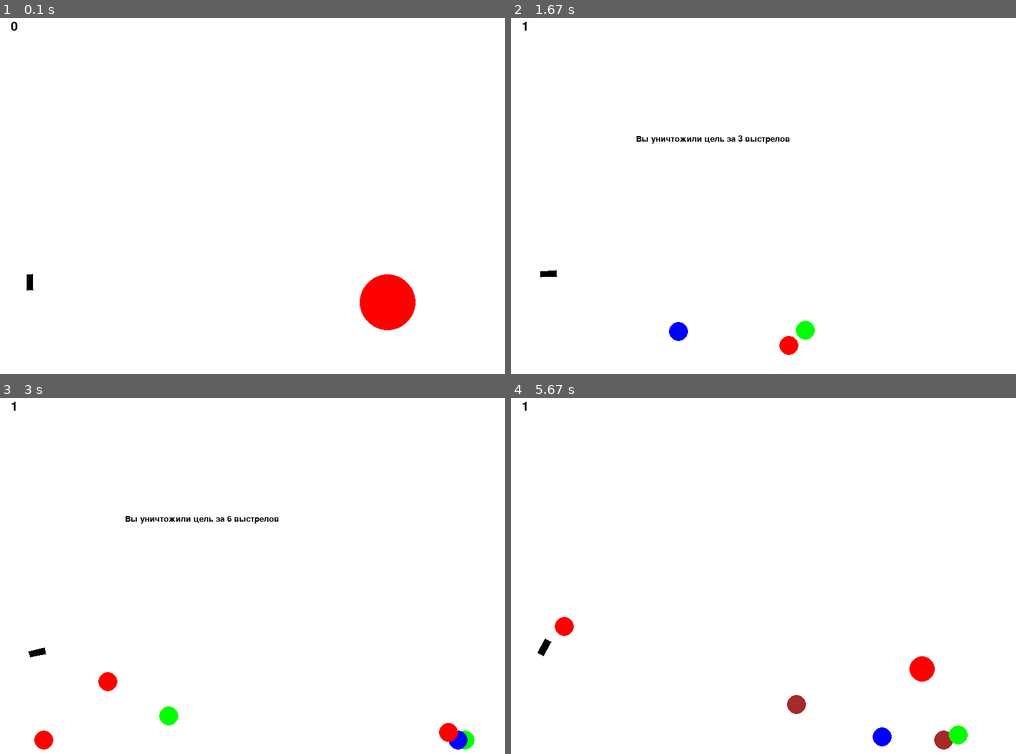
Above: before the commit, frames 1-4 (two rows, left to right).
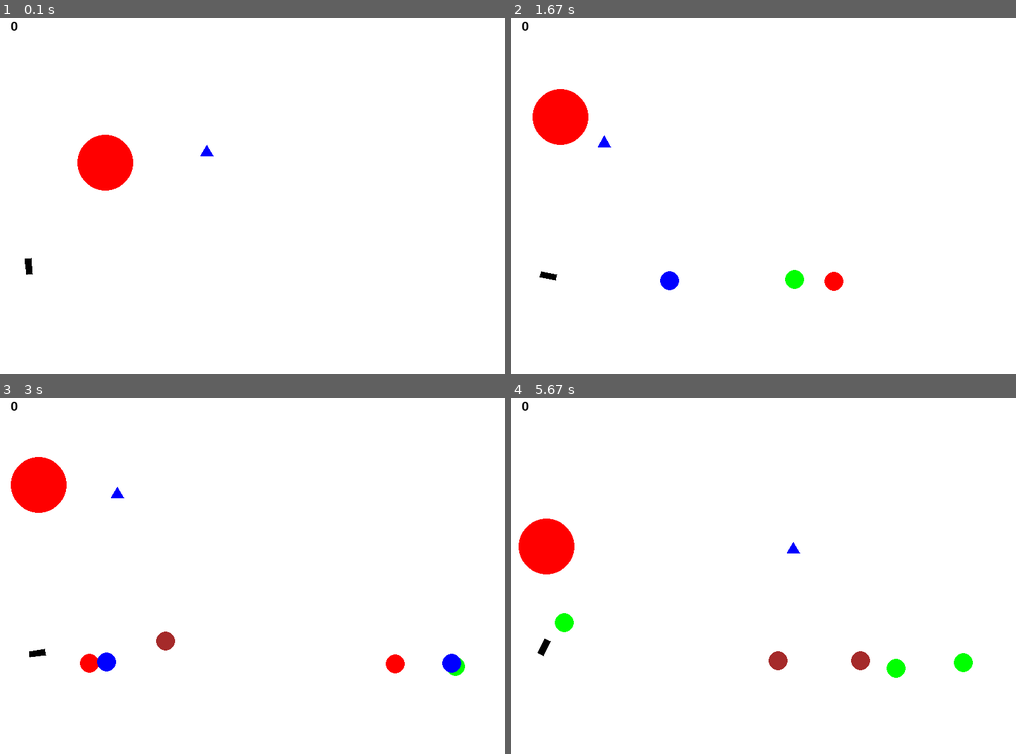
Above: after the commit, the same moments.

Repository: karimvafin/2021_Vafin_infa
Game: pygame game, started from lab5/gun_pygame_part1.py
The game is run twice, just before and just after one commit, with the same random seed, the same clock (stepped at 60 frames per second) and the same inputs.
Inputs (mouse positions are in pixels of both pictures, inside the frame that each line leads up to):
- Up to frame 1 (0.1 s): no input
- Up to frame 2 (1.67 s): press the mouse at (925, 188) at 0.37 s; move the mouse to (844, 206) at 0.47 s; release the mouse at (763, 224) at 0.6 s; hold Right 0.67-1.13 s; click (642, 203) at 0.75 s; hold Right 1.17-1.63 s; click (606, 288) at 1.25 s
- Up to frame 3 (3 s): hold Left 1.67-2.2 s; click (313, 611) at 1.75 s; hold Left 2.23-2.63 s; click (131, 504) at 2.32 s; hold Right from 2.67 s (still down); click (257, 618) at 2.75 s
- Up to frame 4 (5.67 s): release Right at 3.3 s; hold Left 3.33-3.8 s; click (955, 721) at 3.42 s; hold Right 3.83-4.3 s; click (682, 454) at 3.92 s; hold Right 4.33-4.8 s; click (940, 679) at 4.42 s; hold Left 4.83-5.37 s; click (950, 547) at 4.92 s; hold Left from 5.4 s (still down); click (601, 529) at 5.48 s

The runs differ from the first frame. In frame 1, 2.9% of the frame differs, in the area x 4-83%, y 32-88%; in frame 2, 2.6%; in frame 3, 3.3%, in the area x 2-94%, y 1-99%; in frame 4, 3.1%.

Commit message:
modified versions

Diff:
--- a/lab5/classes.py
+++ b/lab5/classes.py
@@ -2,6 +2,7 @@
 from random import randrange as rnd, choice
 import math
 
+# constants
 RED = (255, 0, 0)
 WHITE = (255, 255, 255)
 BLUE = (0, 0, 255)
@@ -10,18 +11,20 @@
 MAGENTA = (255, 0, 255)
 CYAN = (0, 255, 255)
 BLACK = (0, 0, 0)
-COLORS = [RED, BLUE, YELLOW, GREEN, MAGENTA, CYAN]
+BROWN = (158, 116, 39)
+ORANGE = (253, 106, 2)
+COLORS = [RED, BLUE, YELLOW, GREEN, MAGENTA, CYAN, ORANGE, BROWN]
 screen = pygame.display.set_mode((800, 600))
-bullet = 0
 
 
 class Ball:
-    def __init__(self, x=50, y=420):
-        """ Конструктор класса ball
-
-        Args:
-        x - начальное положение мяча по горизонтали
-        y - начальное положение мяча по вертикали
+    def __init__(self, x, y, live_time=150, type='bullet'):
+        """
+
+        :param x: start x
+        :param y: start y
+        :param live_time: when it will disappear
+        :param type: 'bullet' or 'bomb'
         """
         self.x = x
         self.y = y
@@ -29,42 +32,46 @@
         self.vx = 0
         self.vy = 0
         self.color = choice(['blue', 'green', 'red', 'brown'])
-        self.id = [self.x, self.y, self.r]
-        self.live = 150
+        self.live = live_time
+        self.type = type
 
     def draw_ball(self):
+        """
+        Draws the ball
+        :return:
+        """
         pygame.draw.circle(screen, self.color, (self.x, self.y), self.r)
 
     def move(self):
-        """Переместить мяч по прошествии единицы времени.
-
-        Метод описывает перемещение мяча за один кадр перерисовки. То есть, обновляет значения
-        self.x и self.y с учетом скоростей self.vx и self.vy, силы гравитации, действующей на мяч,
-        и стен по краям окна (размер окна 800х600).
+        """
+        Moves the ball in dependence of walls, type of class and physical laws
         """
         self.vy -= 0.7
         if self.x > 790 - self.r or self.x < self.r + 10:
+            if self.type == 'bomb':
+                self.live = 0
             self.vx = - 0.9 * self.vx
             self.x += self.vx
-        if self.y > 570 - self.r:
+
+        if self.y > 455 - self.r:
             self.vy = - 0.7 * self.vy
-            self.y = 570 - self.r
+            self.y = 455 - self.r
             self.vx *= 0.9
             if math.fabs(self.vx) < 0.05:
                 self.vx = 0
 
         self.x += self.vx
-        self.y -= self.vy - 0.7
+        self.y -= self.vy
         self.live -= 1
         self.draw_ball()
 
     def hittest(self, obj):
-        """Функция проверяет сталкивалкивается ли данный обьект с целью, описываемой в обьекте obj.
-
+        """
+        Checks if collision with ball and object
         Args:
-            obj: Обьект, с которым проверяется столкновение.
+            obj: object
         Returns:
-            Возвращает True в случае столкновения мяча и цели. В противном случае возвращает False.
+            If collision returns True, else returns False
         """
         if ((self.x - obj.x)**2 + (self.y - obj.y)**2) < (self.r + obj.r)**2:
             return True
@@ -72,15 +79,24 @@
             return False
 
     def delete_ball(self):
+        """
+        Deletes ball from the screen
+        :return:
+        """
+        global bombs, balls
         self.x = -10
         self.y = -10
         self.r = 0
-        self.draw_ball()
-
-    def decrement(self):
-        self.live -= 1
+        if self.type == 'bomb':
+            bombs.pop(0)
+        else:
+            balls.pop(0)
 
     def check_alive(self):
+        """
+        Checks if ball's field "live"
+        :return: True if live == 0, else False
+        """
         if self.live == 0:
             return True
         else:
@@ -89,12 +105,14 @@
 
 class Gun:
 
-    def __init__(self):
-        self.position = [0, 0]
+    def __init__(self, is_tank):
+        self.position = [0, 0]  # position of mouse
         self.f2_power = 1
         self.f2_on = 0
         self.an = 1
         self.color = BLACK
+        self.hit = False
+        self.r = 40
         self.x = 50
         self.y = 420
         self.A = (self.x - 10 * math.sin(self.an), self.y - 10 * math.cos(self.an))
@@ -103,40 +121,71 @@
                   * 100 * math.sin(self.an) + 10 * math.cos(self.an))
         self.D = (self.x + self.f2_power * 100 * math.cos(self.an) - 10 * math.sin(self.an), self.y - self.f2_power
                   * 100 * math.sin(self.an) - 10 * math.cos(self.an))
+        self.type = is_tank
+        self.hp = 100
+
+    def move_gun(self):
+        """
+        Moves the gun in dependence of keys
+        :return:
+        """
+        if pygame.key.get_pressed()[pygame.K_LEFT]:
+            self.x -= 3
+        if pygame.key.get_pressed()[pygame.K_RIGHT]:
+            self.x += 3
+        self.draw_gun()
 
     def draw_gun(self):
+        """
+        Draws the gun and tank if is_tank == True
+        :return:
+        """
         pygame.draw.polygon(screen, self.color, (self.C, self.D, self.A, self.B))
+        if self.type:
+            pygame.draw.polygon(screen, self.color, ((self.x + 10, self.y - 10), (self.x + 15, self.y + 10),
+                                                     (self.x - 50, self.y + 10), (self.x - 45, self.y - 10)))
+            pygame.draw.polygon(screen, self.color, ((self.x - 60, self.y + 10), (self.x + 40, self.y + 10),
+                                                     (self.x + 50, self.y + 20),
+                                                     (self.x + 45, self.y + 35), (self.x - 55, self.y + 35)))
 
     def fire2_start(self):
         self.f2_on = 1
 
     def fire2_end(self, event):
-        """Выстрел мячом.
-
-        Происходит при отпускании кнопки мыши.
-        Начальные значения компонент скорости мяча vx и vy зависят от положения мыши.
+        """
+        Produces the shot
         """
         global balls
-        new_ball = Ball()
+        new_ball = Ball(self.x, self.y)
         new_ball.r += 5
-        self.an = math.atan((event.pos[1]-new_ball.y) / (event.pos[0]-new_ball.x))
         new_ball.vx = 8 * self.f2_power * math.cos(self.an)
-        new_ball.vy = - 8 * self.f2_power * math.sin(self.an)
+        new_ball.vy = 8 * self.f2_power * math.sin(self.an)
         balls += [new_ball]
         self.f2_on = 0
         self.f2_power = 1
 
     def targetting(self):
-        """Прицеливание. Зависит от положения мыши."""
+        """
+        Rotates the gun
+        :return:
+        """
         self.position = pygame.mouse.get_pos()
-        if self.position[0] - 20 != 0:
-            self.an = - math.atan((self.position[1] - 450) / (self.position[0] - 20))
-        else:
-            self.an = 1.57
+        if not self.type and self.position[0] - self.x != 0 and self.position[0] < self.x:
+            self.an = 3.14 - math.atan((self.position[1] - self.y) / (self.position[0] - self.x))
+        if self.position[0] - self.x != 0 and self.position[0] > self.x:
+            self.an = - math.atan((self.position[1] - self.y) / (self.position[0] - self.x))
+        if self.position[0] - self.x == 0:
+            if self.position[1] > self.y:
+                self.an = -1.57
+            if self.position[1] <= self.y:
+                self.an = 1.57
         if self.f2_on:
-            self.color = RED
-        else:
-            self.color = BLACK
+            self.color = ORANGE
+        else:
+            if self.hit:
+                self.color = RED
+            else:
+                self.color = BLACK
         self.C = (self.x + self.f2_power * 25 * math.cos(self.an) + 5 * math.sin(self.an), self.y - self.f2_power
                   * 25 * math.sin(self.an) + 5 * math.cos(self.an))
         self.D = (self.x + self.f2_power * 25 * math.cos(self.an) - 5 * math.sin(self.an), self.y - self.f2_power
@@ -145,17 +194,28 @@
         self.B = (self.x + 5 * math.sin(self.an), self.y + 5 * math.cos(self.an))
 
     def power_up(self):
+        """
+        Enlarge the gun if f2_on == 1
+        :return:
+        """
         if self.f2_on:
             if self.f2_power < 3:
                 self.f2_power += 0.1
-            self.color = RED
-        else:
-            self.color = BLACK
+            self.color = ORANGE
+        else:
+            if self.hit:
+                self.color = RED
+            else:
+                self.color = BLACK
 
 
 class Target:
 
     def __init__(self, type):
+        """
+        Randomly moves the ball in dependence of walls
+        :param type: 'circle' or 'triangle'
+        """
         self.angle = 1
         self.v = 3
         self.live = 1
@@ -164,44 +224,63 @@
         self.r = 0
         self.color = choice(COLORS)
         self.type = type
+        self.active = 130  # bombs will be created each self.active iterations
 
     def draw_target(self):
+        """
+        Draws the target in dependence of type
+        Creating bombs
+        :return:
+        """
         if self.type == 'circle':
             pygame.draw.circle(screen, self.color, (self.x, self.y), self.r)
         if self.type == 'triangle':
             pygame.draw.polygon(screen, self.color, ((self.x, self.y - self.r * math.sqrt(3) / 3),
                                     (self.x - self.r / 2, self.y + math.sqrt(3) * self.r / 6),
                                     (self.x + self.r / 2, self.y + math.sqrt(3) * self.r / 6)))
+        if self.active > 0:
+            self.active -= 1
+        else:
+            if self.live == 1:
+                self.new_bomb()
+                self.active = 130
+
+    def new_bomb(self):
+        """
+        Created class Ball with type 'bomb'
+        :return:
+        """
+        global bombs
+        new_bomb = Ball(self.x, self.y, 30, 'bomb')
+        new_bomb.color = BLACK
+        bombs += [new_bomb]
+        new_bomb.r = 10
 
     def new_target(self):
-        """ Инициализация новой цели. """
-        self.x = rnd(600, 750)
-        self.y = rnd(300, 520)
+        """ Initial new target """
+        self.x = rnd(100, 750)
+        self.y = rnd(100, 280)
         self.r = rnd(5, 50)
-        self.draw_target()
 
     def move(self):
-        """Переместить мяч по прошествии единицы времени.
-
-        Метод описывает перемещение мяча за один кадр перерисовки. То есть, обновляет значения
-        self.x и self.y с учетом скоростей self.vx и self.vy, силы гравитации, действующей на мяч,
-        и стен по краям окна (размер окна 800х600).
-        """
-        if self.x > 790 - self.r or self.x < 400 + self.r + 10:
+        """
+        Randomly moves the ball in dependence of walls
+        """
+        if self.x > 790 - self.r or self.x < self.r + 10:
             self.v = - self.v
-        if self.y > 570 - self.r or self.y < 200:
+        if self.y > 300 - self.r or self.y < self.r + 10:
             self.v = - self.v
 
         self.angle += rnd(-15, 15) / 100
         self.x += self.v * math.cos(self.angle)
         self.y += self.v * math.sin(self.angle)
-        self.draw_target()
 
     def hit(self):
-        """Попадание шарика в цель."""
+        """ This function is called when hit to remove the target """
         self.x = self.y = self.r = 0
         self.live = 0
-        self.draw_target()
-
-
+
+
+# global lists of objects
 balls = []
+bombs = []
--- a/lab5/gun_pygame_part1.py
+++ b/lab5/gun_pygame_part1.py
@@ -8,6 +8,14 @@
 
 
 def print_text(txt, color, position, size):
+    """
+    This function prints colored text with certain size on the screen in position
+    :param txt: text you want to print
+    :param color: color of the text
+    :param position: (x, y)
+    :param size: size of the text
+    :return:
+    """
     f1 = pygame.font.Font('/Users/karimvafin/opt/anaconda3/pkgs/matplotlib-base-3.3.2-py38h181983e_0/lib/python3.8/'
                           'site-packages/matplotlib/mpl-data/fonts/ttf/DejaVuSansMono-Oblique.ttf', size)
     text1 = f1.render(txt, True,
@@ -17,76 +25,88 @@
 
 
 def new_game():
+    """
+    This function launches the game
+    :return:
+    """
+    # this variables are to change in this function
     global g1, targets, screen, balls, bullet, hit, count, text, EXIT, points
 
+    # initializing new targets, counters(bullet, count) and text
     t1.new_target()
-    screen.fill(WHITE)
+    t2.new_target()
     bullet = 0
     finished = False
     t1.live = 1
+    t2.live = 1
     text = ''
-    count = 0
+    count = 0  # counter that is used for stop the game loop
+
+    screen.fill(WHITE)
 
     while not finished:
         clock.tick(FPS)
-        if not balls and not t1.live:
-            finished = True
 
+        # checking for keyboard and mouse events
         for event in pygame.event.get():
             if event.type == pygame.QUIT:
-                finished = True
-                EXIT = True
+                finished = True  # start next game
+                EXIT = True  # exit from the program
             if event.type == pygame.MOUSEBUTTONUP:
                 g1.fire2_end(event)
-                bullet += 1
+                if t1.live or t2.live:
+                    bullet += 1
             if event.type == pygame.MOUSEBUTTONDOWN:
                 g1.fire2_start()
 
+        # drawing objects and text
         for t in targets:
             t.draw_target()
+            t.move()
         g1.targetting()
         g1.power_up()
         g1.draw_gun()
         print_text(text, BLACK, (200, 200), 20)
         print_text(str(points), BLACK, (20, 20), 30)
 
+        # processing bullets
         for b in balls:
-            b.move()
-            for t in targets:
+            b.move()  # moving them
+            for t in targets:  # checking for collision
                 if b.hittest(t) and t.live:
                     t.live = 0
                     t.hit()
                     points += 1
 
-            if b.check_alive():
+            if b.check_alive():  # deleting bullets if time is up
                 b.delete_ball()
-                balls.pop(0)
 
-        if not t1.live:
-            text = 'Вы уничтожили цель за ' + str(bullet) + ' выстрелов'
+        if not t1.live and not t2.live:  # if targets disappeared
+            text = 'Вы уничтожили цели за ' + str(bullet) + ' выстрелов'
             print_text(text, BLACK, (200, 200), 20)
             count += 1
-        if count == 150:
+
+        if count == 150:  # timer in order not to allow the game end instantly
             count = 0
-            hit = False
-            break
+            finished = True
 
+        # updating the screen
         pygame.display.update()
         screen.fill(WHITE)
 
 
-pygame.display.update()
 clock = pygame.time.Clock()
 
+# initializing class objects and other variables
 t1 = Target('circle')
-targets = [t1]
-g1 = Gun()
-hit = False
-count = 0
+t2 = Target('triangle')
+targets = [t1, t2]
+g1 = Gun(False)
 text = ''
-points = 0
+points = 0  # counts your hits
 screen = pygame.display.set_mode((800, 600))
 
+# the main loop
 while not EXIT:
     new_game()
     screen.fill(WHITE)
--- a/lab5/gun_pygame_part2.py
+++ b/lab5/gun_pygame_part2.py
@@ -17,8 +17,10 @@
 
 
 def new_game():
+    # this variables are to change in this function
     global g1, targets, screen, balls, bullet, hit, count, text, EXIT, points
 
+    # initializing new targets, counters(bullet, count) and text
     t1.new_target()
     t2.new_target()
     screen.fill(WHITE)
@@ -28,69 +30,100 @@
     t2.live = 1
     text = ''
     count = 0
+    g1.hp = 100  # setting hp
 
     while not finished:
         clock.tick(FPS)
-        if not balls and not t1.live and not t2.live:
-            finished = True
 
+        # checking for keyboard and mouse events
         for event in pygame.event.get():
             if event.type == pygame.QUIT:
-                finished = True
-                EXIT = True
+                finished = True  # start next game
+                EXIT = True  # exit from the program
             if event.type == pygame.MOUSEBUTTONUP:
                 g1.fire2_end(event)
-                bullet += 1
+                if t1.live or t2.live:
+                    bullet += 1
             if event.type == pygame.MOUSEBUTTONDOWN:
                 g1.fire2_start()
 
+        # checking for collision of bombs
+        for b in bombs:
+            b.move()
+            if b.hittest(g1):
+                g1.hit = True
+                b.live = 0
+                if g1.hp > 0:
+                    g1.hp -= 10
+                g1.color = RED
+
+            if b.check_alive():  # deleting bombs
+                b.delete_ball()
+
+        if g1.hit:  # timer for YELLOW color of tank
+            count += 1
+            if count == 15:
+                g1.hit = False
+                count = 0
+
+        # drawing objects and text
         for t in targets:
             t.draw_target()
             t.move()
         g1.targetting()
         g1.power_up()
-        g1.draw_gun()
+        g1.move_gun()
+
         print_text(text, BLACK, (200, 200), 20)
-        print_text(str(points), BLACK, (20, 20), 30)
+        print_text('Your points: ' + str(points), BLACK, (20, 20), 20)
+        print_text('Your HP: ' + str(g1.hp), BLACK, (20, 40), 20)
 
+        # processing bullets
         for b in balls:
-            b.move()
-            for t in targets:
+            b.move()  # moving them
+            for t in targets:  # checking for collision
                 if b.hittest(t) and t.live:
                     t.live = 0
                     t.hit()
                     points += 1
 
-            if b.check_alive():
+            if b.check_alive():  # deleting bullets if time is up
                 b.delete_ball()
-                balls.pop(0)
 
-        if not t1.live and not t2.live:
+        if not t1.live and not t2.live:  # if targets disappeared
             text = 'Вы уничтожили цели за ' + str(bullet) + ' выстрелов'
             print_text(text, BLACK, (200, 200), 20)
             count += 1
+
         if count == 150:
             count = 0
-            hit = False
-            break
+            finished = True
 
+        if g1.hp == 0:  # if you died
+            count += 1
+            text = 'YOU DIED'
+            print_text(text, BLACK, (150, 200), 100)
+            if count == 149:
+                points = 0
+
+        pygame.draw.polygon(screen, BROWN, ((0, 455), (800, 455), (800, 600), (0, 600)))
         pygame.display.update()
         screen.fill(WHITE)
 
 
-pygame.display.update()
 clock = pygame.time.Clock()
 
+# initializing class objects and other variables
 t1 = Target('circle')
 t2 = Target('triangle')
-targets = [t1, t2]
-g1 = Gun()
-hit = False
+targets = [t2, t1]
+g1 = Gun(True)
 count = 0
 text = ''
 points = 0
 screen = pygame.display.set_mode((800, 600))
 
+# the main loop
 while not EXIT:
     new_game()
     screen.fill(WHITE)
